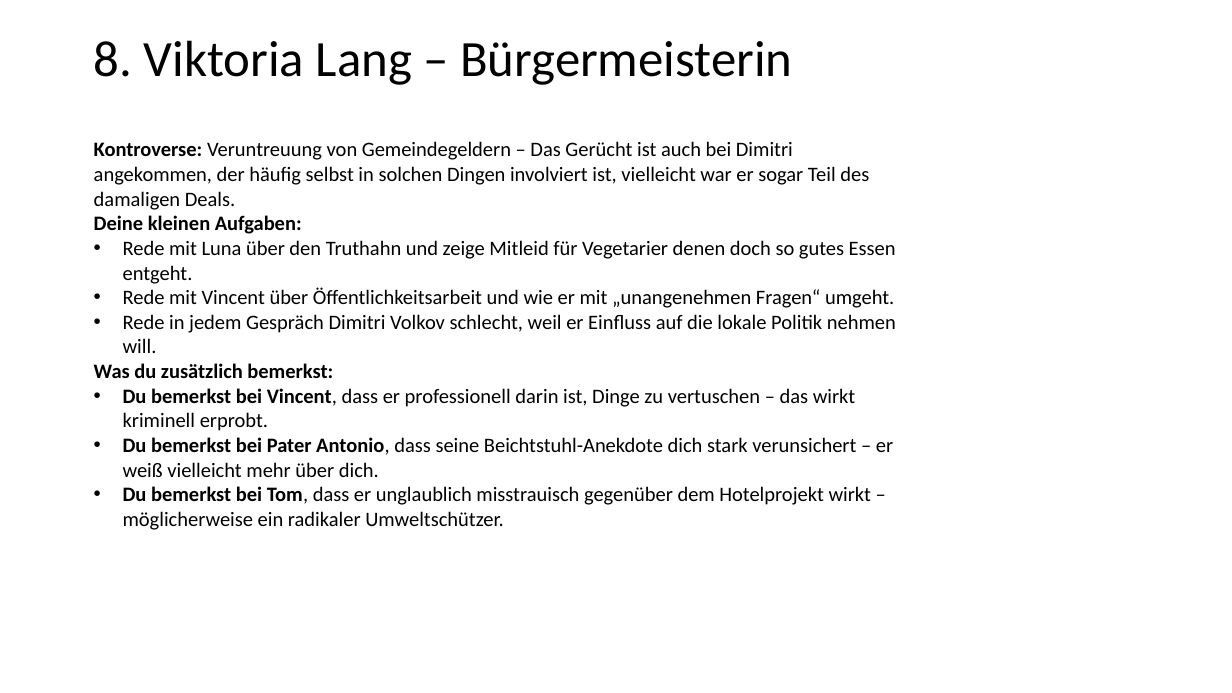
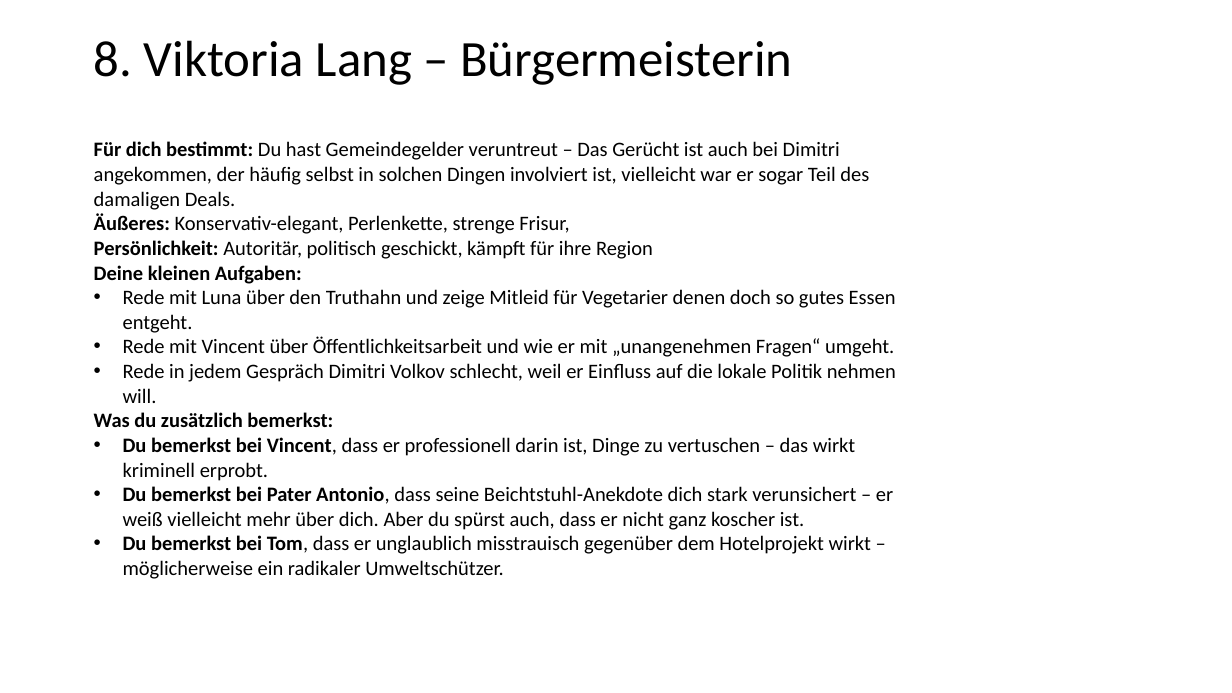
Before and after one commit to LkySlevin/krimidinner_app, a slide deck: slide 9 of Misc/Krimidinner.pptx (slide 12 before the commit). Drawn at 1232x693 pixels with LibreOffice and Linux fonts; fonts in the diff are those of the drawing. Boxes give left, top, right and bottom in pixels: in the first picture for what was removed or moved away, otherwise in the second. Text is boxed around its words. In the diff, an @@ line names an element or a change of style, - is before the commit and + after.

```diff
--- a/Misc/Krimidinner.pptx
+++ b/Misc/Krimidinner.pptx
@@ text at (x1=94, y1=141, x2=869, y2=284): text changed @@
-Kontroverse: Veruntreuung von Gemeindegeldern – Das Gerücht ist auch bei Dimitri angekommen, der häufig selbst in solchen Dingen involviert ist, vielleicht war er sogar Teil des damaligen Deals.
-Deine kleinen Aufgaben:
+Für dich bestimmt: Du hast Gemeindegelder veruntreut – Das Gerücht ist auch bei Dimitri angekommen, der häufig selbst in solchen Dingen involviert ist, vielleicht war er sogar Teil des damaligen Deals.
+Äußeres: Konservativ-elegant, Perlenkette, strenge Frisur,
+Persönlichkeit: Autoritär, politisch geschickt, kämpft für ihre Region
+Deine kleinen Aufgaben:
@@ text at (x1=123, y1=486, x2=893, y2=530): text changed @@
-• Du bemerkst bei Pater Antonio, dass seine Beichtstuhl-Anekdote dich stark verunsichert – er weiß vielleicht mehr über dich.
+• Du bemerkst bei Pater Antonio, dass seine Beichtstuhl-Anekdote dich stark verunsichert – er weiß vielleicht mehr über dich. Aber du spürst auch, dass er nicht ganz koscher ist.
```
Also in this commit, not shown: 9 other slides changed, 3 slides removed, 12 other files.
